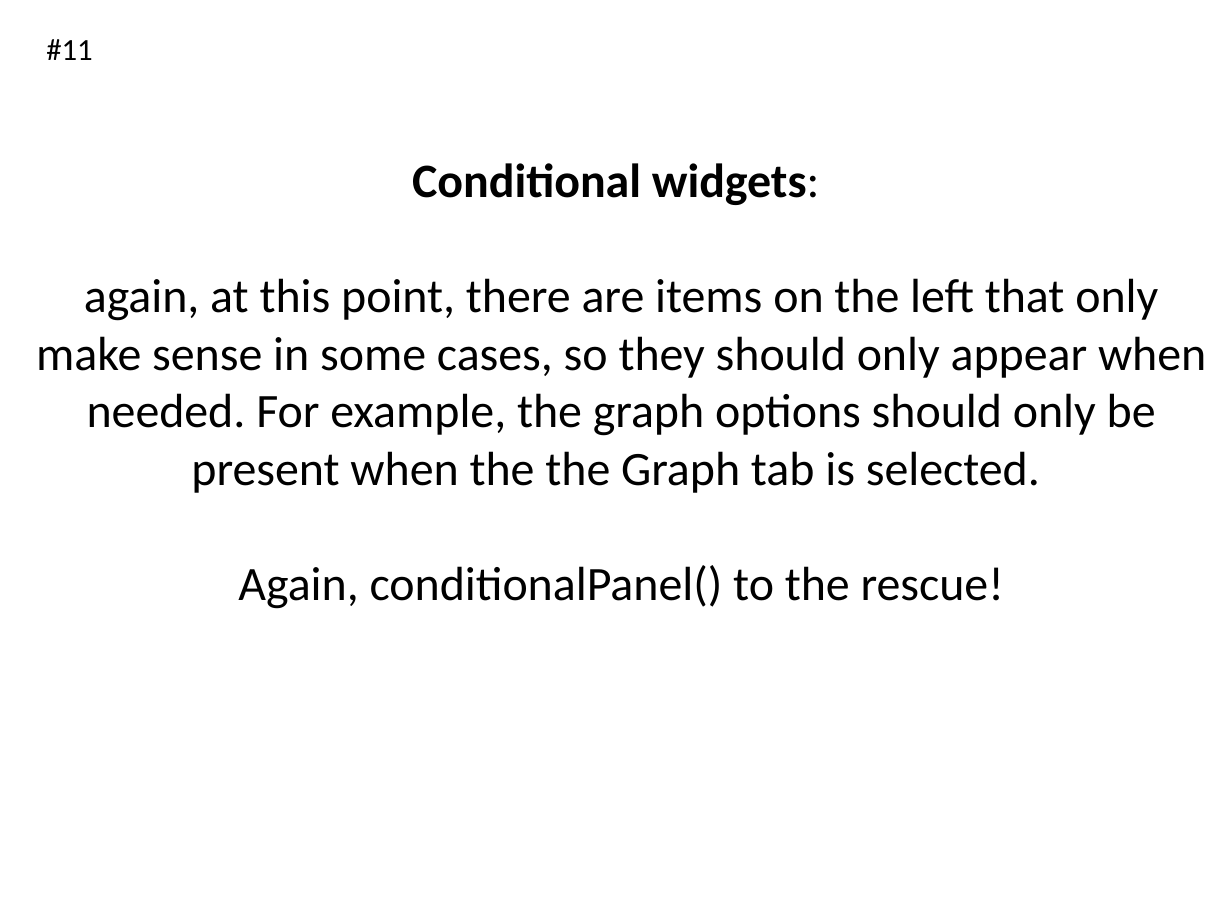
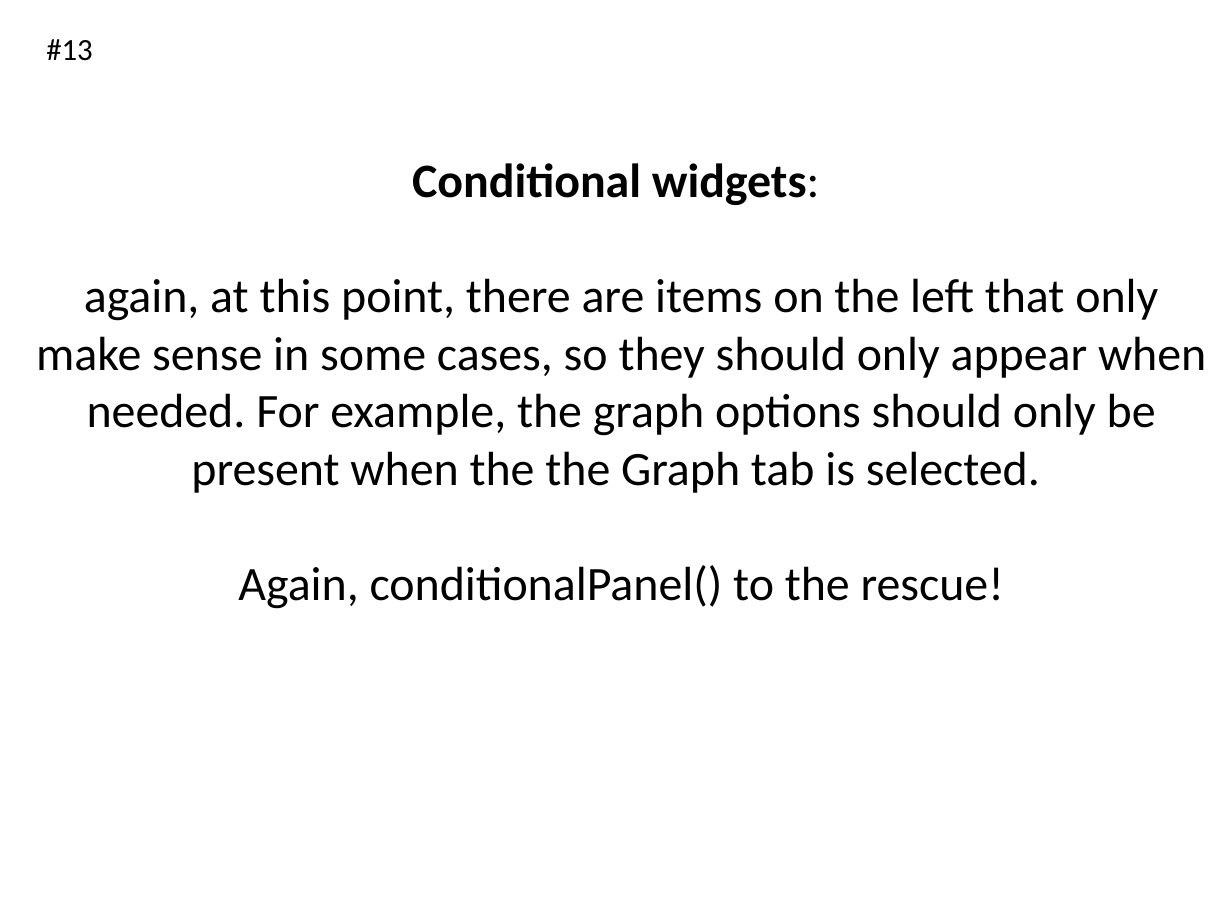
Before and after one commit to IFB-ElixirFr/IFB_Shiny_training, a slide deck: slide 24 of slides/session_septembre_2019/20190709-Shiny-Exercices.pptx (slide 12 before the commit). Drawn at 1232x924 pixels with LibreOffice and Linux fonts; fonts in the diff are those of the drawing. Boxes give left, top, right and bottom in pixels: in the first picture for what was removed or moved away, otherwise in the second. Text is boxed around its words. In the diff, an @@ line names an element or a change of style, - is before the commit and + after.

```diff
--- a/slides/session_septembre_2019/20190709-Shiny-Exercices.pptx
+++ b/slides/session_septembre_2019/20190709-Shiny-Exercices.pptx
@@ text at <box>46,39,93,61</box>: text changed @@
-#11
+#13
```
Also in this commit, not shown: 14 other slides changed, 18 slides added, 1 slide removed.
